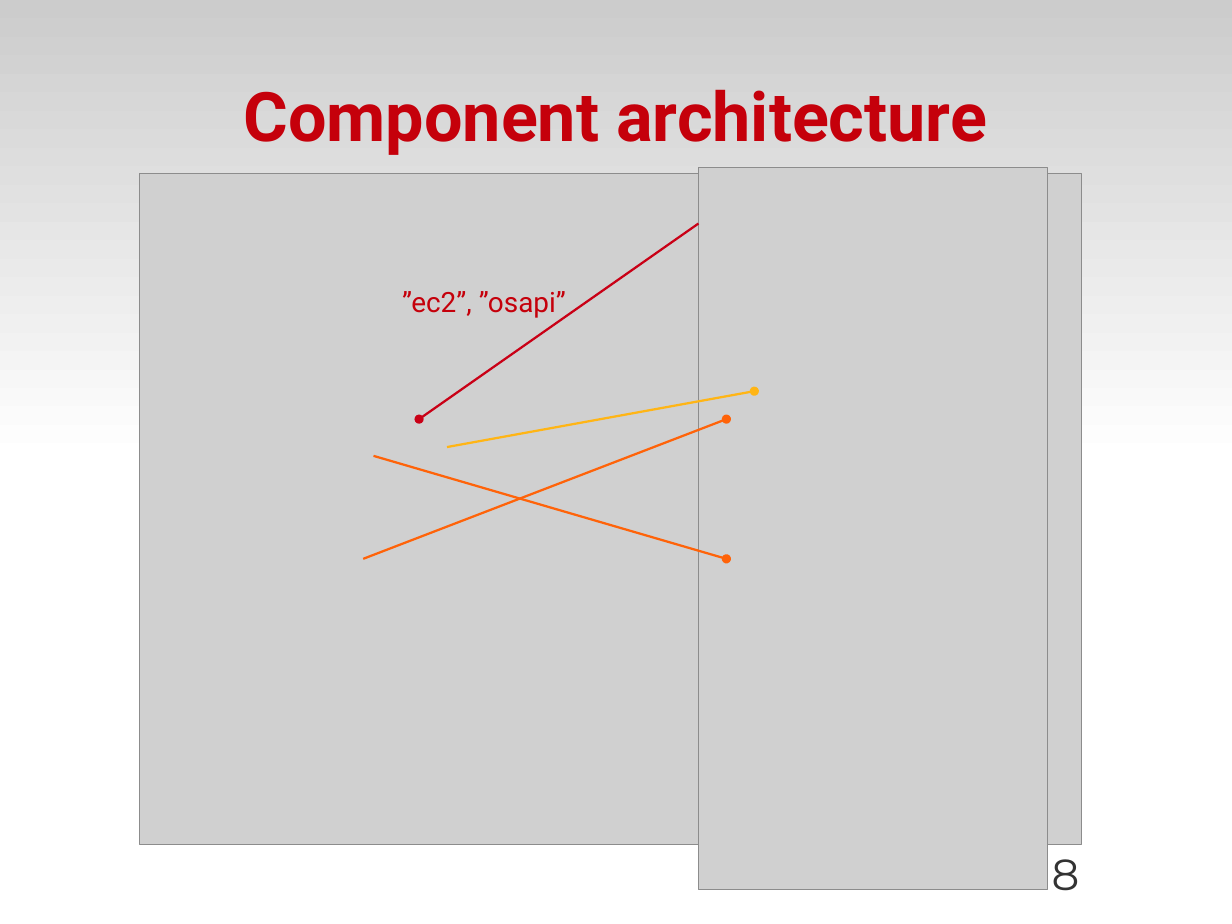
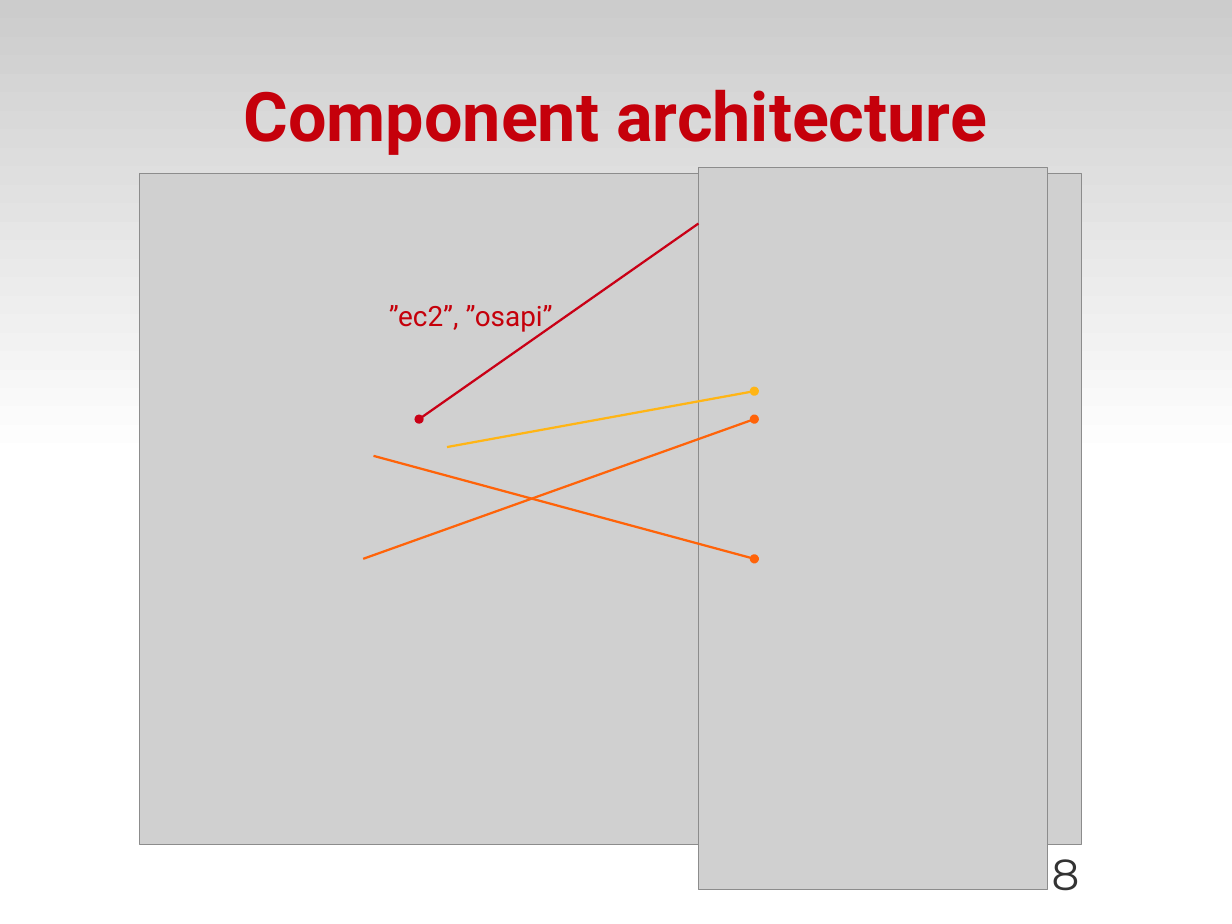
Before and after one commit to zyluo/talk-COSUG-2012, a slide deck: slide 8 of COSUG-2012.odp. Drawn at 1232x924 pixels with LibreOffice and Linux fonts; fonts in the diff are those of the drawing; grey boxes stand for pictures; background and template pictures are left out. Boxes give left, top, right and bottom in pixels: in the first picture for what was removed or moved away, otherwise in the second. Text is boxed around its words. In the diff, an @@ line names an element or a change of style, - is before the commit and + after.

```diff
--- a/COSUG-2012.odp
+++ b/COSUG-2012.odp
@@ text "”ec2”, ”osapi”": place and size @@
-text "”ec2”, ”osapi”" at bbox=[402, 291, 566, 320]
+text "”ec2”, ”osapi”" at bbox=[389, 305, 553, 333]
@@ arrow moved from (727, 419) - (363, 559) to (755, 419) - (363, 559) @@
@@ arrow moved from (727, 559) - (373, 456) to (755, 559) - (373, 456) @@
```
Also in this commit, not shown: 7 other slides changed, 6 slides added, 2 slides removed, 1 other file.
